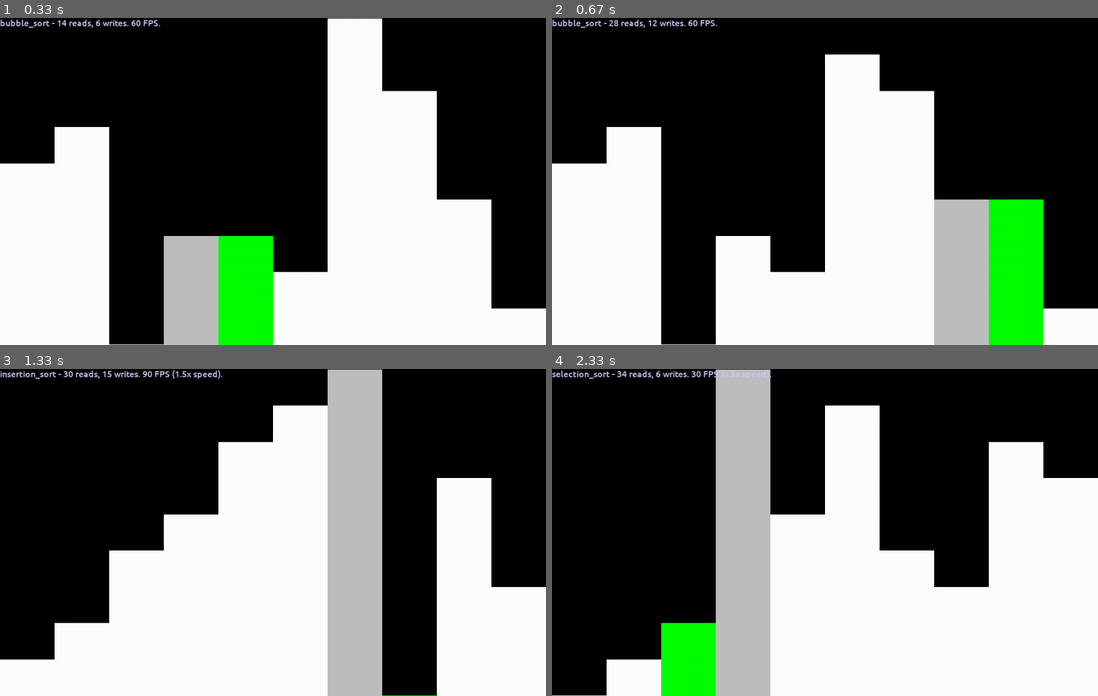
Above: before the commit, frames 1-4 (two rows, left to right).
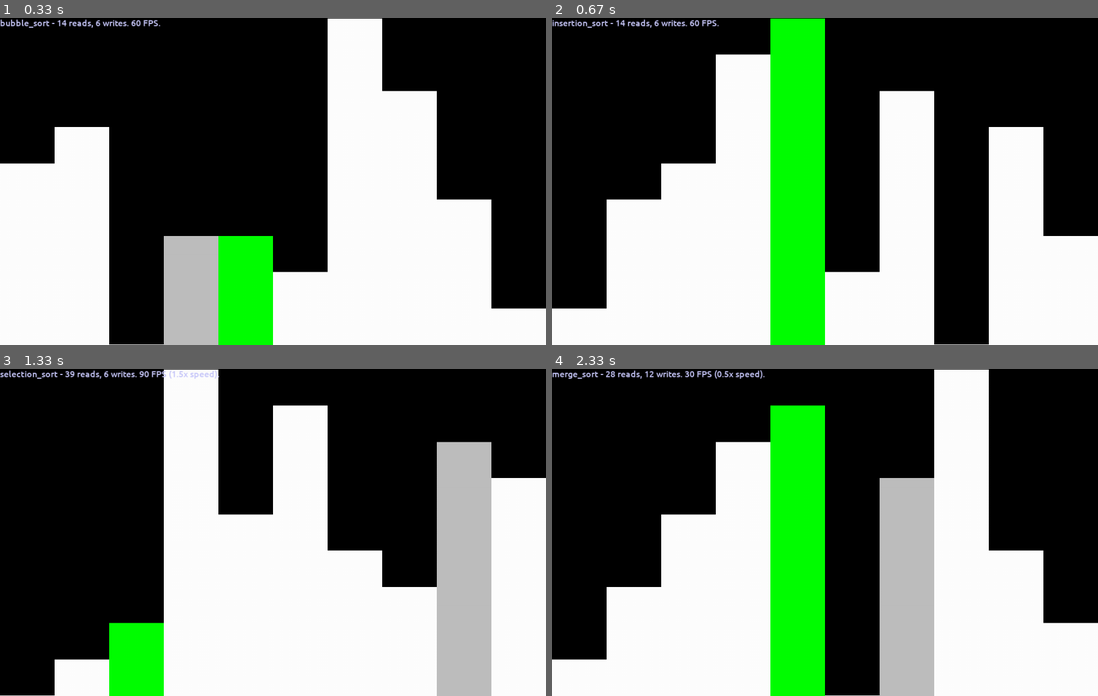
Above: after the commit, the same moments.

Repository: MichaelLesirge/intermediate-programming-class
Game: pygame game, started from sorting/visualizer.py
Two runs of this game, one before a commit and one after it. Both use one fixed random seed, a clock stepped at 60 frames per second and the inputs below.
Inputs:
- Up to frame 1 (0.33 s): no input
- Up to frame 2 (0.67 s): tap Space at 0.33 s
- Up to frame 3 (1.33 s): hold Right 0.67-1.13 s; hold Up from 1.17 s (still down)
- Up to frame 4 (2.33 s): release Up at 1.47 s; hold Right 1.5-1.97 s; hold Down 2-2.3 s

Frame 1 is identical in both runs. In frame 2, 48% of the frame differs, in the area x 0-100%, y 0-100%; in frame 3, 38%; in frame 4, 58%.

Commit message:
add controls print out

Diff:
--- a/pygame/ball_physics.py
+++ b/pygame/ball_physics.py
@@ -188,6 +188,11 @@
     paddle = Paddle((100, 10))
     floors.add(paddle)
 
+    print("Controls")
+    print("Move Paddle: Mouse")
+    print("Spin Paddle: Left/Right Arrow")
+    print()
+
     while running:
         if pygame.event.get(pygame.QUIT):
             running = False
--- a/pygame/targetting.py
+++ b/pygame/targetting.py
@@ -278,7 +278,19 @@
 
     info_on = 1000
 
-    info = FONT.render("M to cycle firing display, A to toggle smart aim.", True, (0, 0, 0))
+    info = FONT.render("Left click to shoot, M to cycle firing display, A to toggle smart aim.", True, (0, 0, 0))
+
+    print("Controls")
+    print("Left Click: Fire at mouse")
+    print("Right Click: Place shooter")
+
+    print("Cycle firing view: M")
+    print("Toggle firing view line: K")
+    print("Toggle smart aim: A")
+
+    print("Place target: T")
+    print("Place random target: F")
+
 
     while going:
 
@@ -294,9 +306,9 @@
                 elif event.button == 3:
                     shooters.add(Shooter(pygame.mouse.get_pos()))
             elif event.type == pygame.KEYDOWN:
-                if event.key == pygame.K_t:
+                if event.key == pygame.K_r:
                     targets.add(Target(random_position()))
-                elif event.key == pygame.K_r:
+                elif event.key == pygame.K_t:
                     targets.add(Target(pygame.mouse.get_pos()))
                 elif event.key == pygame.K_m:
                     aim_assist_line = True
--- a/sorting/visualizer.py
+++ b/sorting/visualizer.py
@@ -101,6 +101,12 @@
 
     font = pygame.font.Font('sorting/font.ttf', 16)
 
+    print("Controls")
+    print("Speed Up: Up Arrow")
+    print("Slow Down: Down Arrow")
+    print("Skip: Space")
+    print()
+
     for length, fps_adjuster_default in Config.ARRAY_LENGTHS.items():
 
         fps_adjuster_default_text = f" Default speed is {round(fps_adjuster_default, 2)}x."
@@ -115,9 +121,9 @@
                 for event in pygame.event.get():
                     if event.type == pygame.QUIT: exit(pygame.quit())
                     if event.type == pygame.KEYDOWN:
-                        if event.key == pygame.K_DOWN: fps_adjuster = round(max(fps_adjuster - Config.FPS_CHANGE, 0), 2)
-                        if event.key == pygame.K_UP: fps_adjuster = round(min(fps_adjuster + Config.FPS_CHANGE, 20), 2)
-                        if event.key == pygame.K_RIGHT: fps_adjuster = float("inf")
+                        if event.key in [pygame.K_DOWN]: fps_adjuster = round(max(fps_adjuster - Config.FPS_CHANGE, 0), 2)
+                        if event.key in [pygame.K_UP]: fps_adjuster = round(min(fps_adjuster + Config.FPS_CHANGE, 20), 2)
+                        if event.key in [pygame.K_RIGHT, pygame.K_SPACE]: fps_adjuster = float("inf")
 
                 if fps_adjuster == float("inf"): return
 
